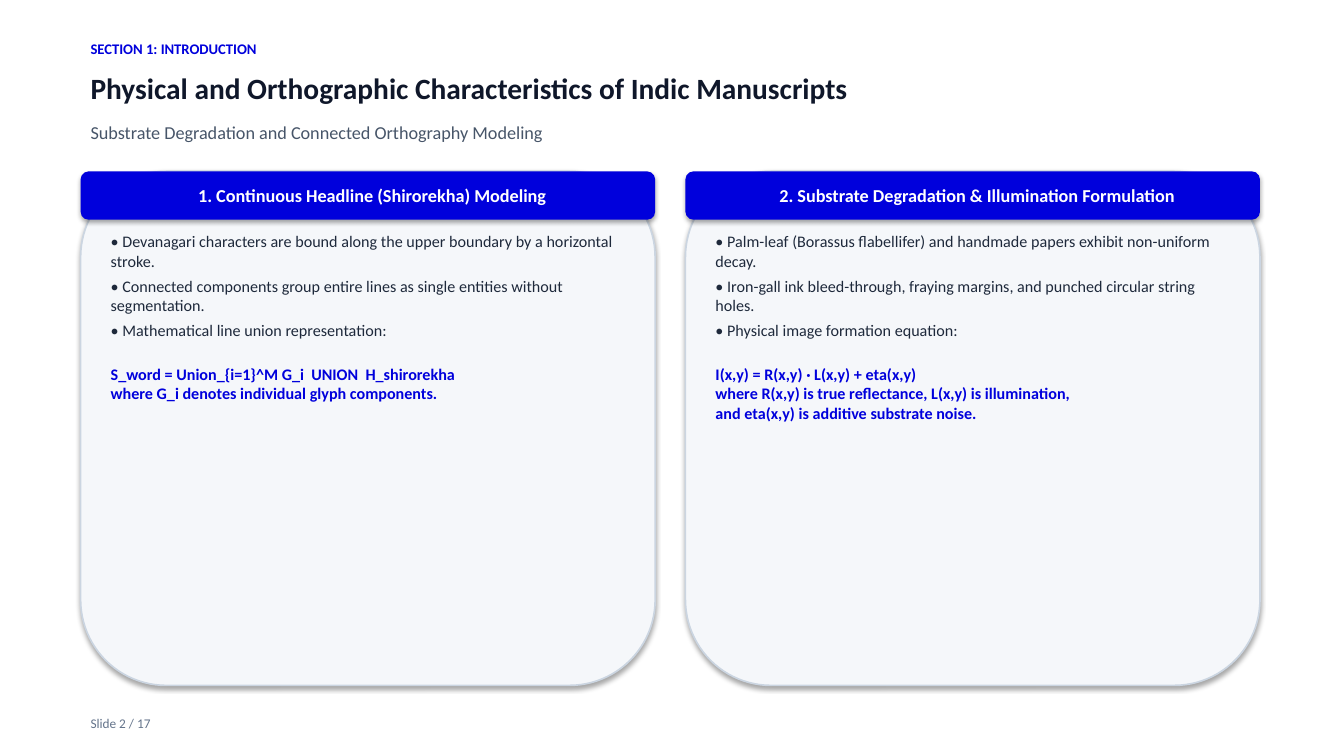
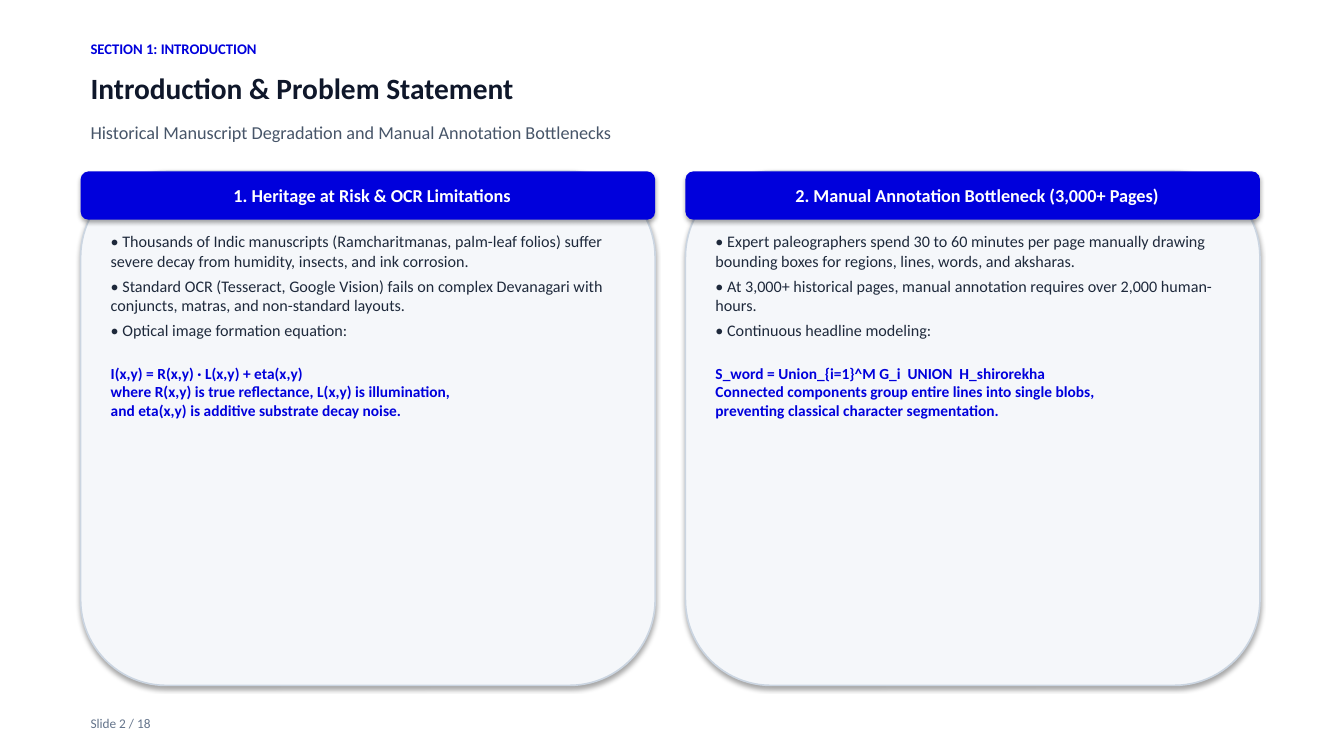
Before and after one commit to Dakshankarthic/Indic, a slide deck: slide 2 of docs/Archival_Manuscript_Layout_Analysis_Presentation.pptx. Drawn at 1344x756 pixels with LibreOffice and Linux fonts; fonts in the diff are those of the drawing. Boxes give left, top, right and bottom in pixels: in the first picture for what was removed or moved away, otherwise in the second. Text is boxed around its words. In the diff, an @@ line names an element or a change of style, - is before the commit and + after.

```diff
--- a/docs/Archival_Manuscript_Layout_Analysis_Presentation.pptx
+++ b/docs/Archival_Manuscript_Layout_Analysis_Presentation.pptx
@@ text at bbox=[91, 78, 513, 100]: text changed @@
-Physical and Orthographic Characteristics of Indic Manuscripts
+Introduction & Problem Statement
@@ text at bbox=[91, 126, 611, 142]: text changed @@
-Substrate Degradation and Connected Orthography Modeling
+Historical Manuscript Degradation and Manual Annotation Bottlenecks
@@ text in rounded rectangle at bbox=[233, 189, 511, 205]: text changed @@
-1. Continuous Headline (Shirorekha) Modeling
+1. Heritage at Risk & OCR Limitations
@@ text in rounded rectangle at bbox=[795, 188, 1159, 205]: text changed @@
-2. Substrate Degradation & Illumination Formulation
+2. Manual Annotation Bottleneck (3,000+ Pages)
@@ text at bbox=[111, 235, 602, 419]: text changed @@
-• Devanagari characters are bound along the upper boundary by a horizontal stroke.
-• Connected components group entire lines as single entities without segmentation.
-• Mathematical line union representation:
-S_word = Union_{i=1}^M G_i UNION H_shirorekha
-where G_i denotes individual glyph components.
+• Thousands of Indic manuscripts (Ramcharitmanas, palm-leaf folios) suffer severe decay from humidity, insects, and ink corrosion.
+• Standard OCR (Tesseract, Google Vision) fails on complex Devanagari with conjuncts, matras, and non-standard layouts.
+• Optical image formation equation:
+I(x,y) = R(x,y) · L(x,y) + eta(x,y)
+where R(x,y) is true reflectance, L(x,y) is illumination,
+and eta(x,y) is additive substrate decay noise.
@@ text at bbox=[715, 235, 1212, 419]: text changed @@
-• Palm-leaf (Borassus flabellifer) and handmade papers exhibit non-uniform decay.
-• Iron-gall ink bleed-through, fraying margins, and punched circular string holes.
-• Physical image formation equation:
-I(x,y) = R(x,y) · L(x,y) + eta(x,y)
-where R(x,y) is true reflectance, L(x,y) is illumination,
-and eta(x,y) is additive substrate noise.
+• Expert paleographers spend 30 to 60 minutes per page manually drawing bounding boxes for regions, lines, words, and aksharas.
+• At 3,000+ historical pages, manual annotation requires over 2,000 human-hours.
+• Continuous headline modeling:
+S_word = Union_{i=1}^M G_i UNION H_shirorekha
+Connected components group entire lines into single blobs,
+preventing classical character segmentation.
@@ text at bbox=[91, 719, 150, 728]: text changed @@
-Slide 2 / 17
+Slide 2 / 18
```
Also in this commit, not shown: 15 other slides changed, 2 slides added, 1 slide removed, 23 other files.
